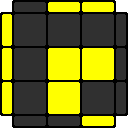
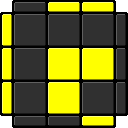
Comparing the layer stacks of the two 128 x 128 images. Changes:
painted on "color" over [2, 2, 126, 126]
